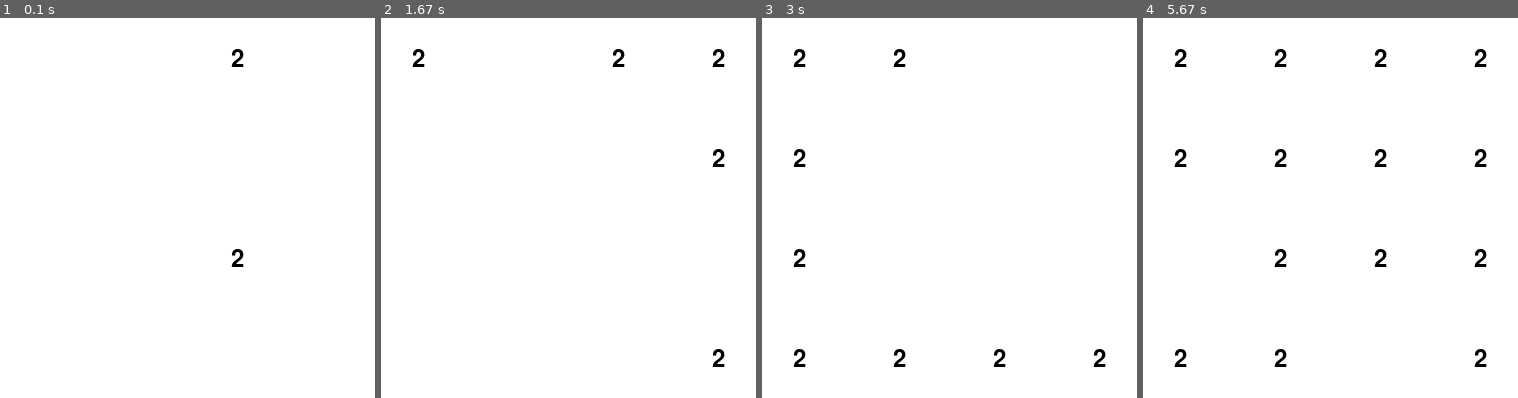
Above: before the commit, frames 1-4 (left to right).
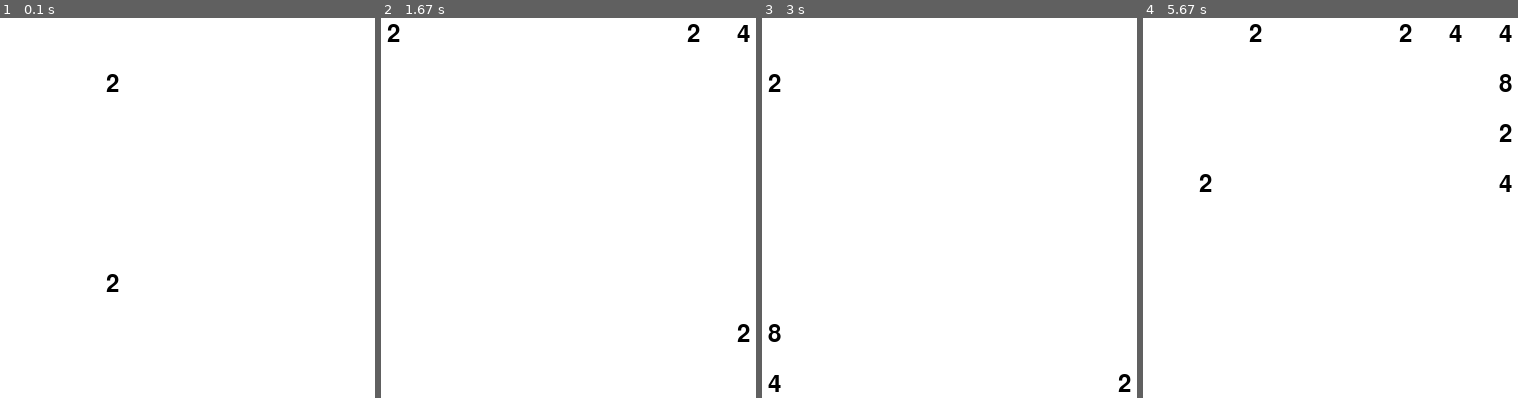
Above: after the commit, the same moments.

Repository: JohnLenino/dull_pygame_project
Game: pygame game, started from main.py
Same seed, same stepped clock (60 frames per second), same inputs: the game is played once before the commit and once after it.
Inputs:
- Up to frame 1 (0.1 s): no input
- Up to frame 2 (1.67 s): hold Right 0.33-0.8 s; hold Up 0.83-1.13 s; hold Right 1.17-1.63 s
- Up to frame 3 (3 s): hold Left 1.67-2.2 s; hold Down 2.23-2.53 s; hold Left 2.57-2.97 s
- Up to frame 4 (5.67 s): hold Up 3-3.37 s; hold Right 3.4-4.03 s; hold Down 4.07-4.43 s; hold Left 4.47-4.93 s; hold Right 4.97-5.43 s; hold Up from 5.47 s (still down)

The runs differ from the first frame. In frame 1, 0.4% of the frame differs, in the area x 28-66%, y 8-73%; in frame 2, 0.9%; in frame 3, 1.2%; in frame 4, 2.1%, in the area x 8-99%, y 1-92%.

Commit message:
сделал удвоение ячеек. все еще сть баги

Diff:
--- a/main.py
+++ b/main.py
@@ -16,7 +16,7 @@
 pygame.display.set_caption("2048 Game")
 
 # Инициализация переменных игры
-grid_size = 4
+grid_size = 8
 grid = np.array([np.array([0] * grid_size) * grid_size for _ in range(grid_size)])
 
 # Функция для начальной инициализации двух ячеек
@@ -63,7 +63,11 @@
                 if grid[i, j] != 0:
                     i1, j1 = i, j
                     val = grid[i, j]
-                    while grid[i1 - 1, j1] == 0 and i1 > 0:
+                    while (grid[i1 - 1, j1] == 0 or grid[i1 - 1, j1] == val) and i1 > 0:
+                        if grid[i1 - 1, j1] == val:
+                            grid[i1 - 1, j1] = val * 2
+                            grid[i1, j1] = 0
+                            break
                         grid[i1 - 1, j1] = val
                         grid[i1, j1] = 0
                         i1 -= 1
@@ -79,8 +83,11 @@
                     if i1 >= len(grid) - 1:
                         continue
                     print(i1, j1)
-                    while grid[i1 + 1, j1] == 0 and i1 < len(grid) - 1:
-                        print('da', i1)
+                    while (grid[i1 + 1, j1] == 0 or grid[i1 + 1, j1] == val) and i1 < len(grid) - 1:
+                        if grid[i1 + 1, j1] == val:
+                            grid[i1 + 1, j1] = val * 2
+                            grid[i1, j1] = 0
+                            break
                         grid[i1 + 1, j1] = val
                         grid[i1, j1] = 0
                         i1 += 1
@@ -93,7 +100,11 @@
                 if grid[i, j] != 0:
                     i1, j1 = i, j
                     val = grid[i, j]
-                    while grid[i1, j1 - 1] == 0 and j1 > 0:
+                    while (grid[i1, j1 - 1] == 0 or grid[i1, j1 - 1] == val) and j1 > 0:
+                        if grid[i1, j1 - 1] == val:
+                            grid[i1, j1 - 1] = val * 2
+                            grid[i1, j1] = 0
+                            break
                         grid[i1, j1 - 1] = val
                         grid[i1, j1] = 0
                         j1 -= 1
@@ -109,8 +120,11 @@
                     if j1 >= len(grid[i]) - 1:
                         continue
                     print(i1, j1)
-                    while grid[i1, j1 + 1] == 0 and j1 < len(grid[i]) - 1:
-                        print('da', i1)
+                    while (grid[i1, j1 + 1] == 0 or grid[i1, j1 + 1] == val) and j1 < len(grid[i]) - 1:
+                        if grid[i1, j1 + 1] == val:
+                            grid[i1, j1 + 1] = val * 2
+                            grid[i1, j1] = 0
+                            break
                         grid[i1, j1 + 1] = val
                         grid[i1, j1] = 0
                         j1 += 1
